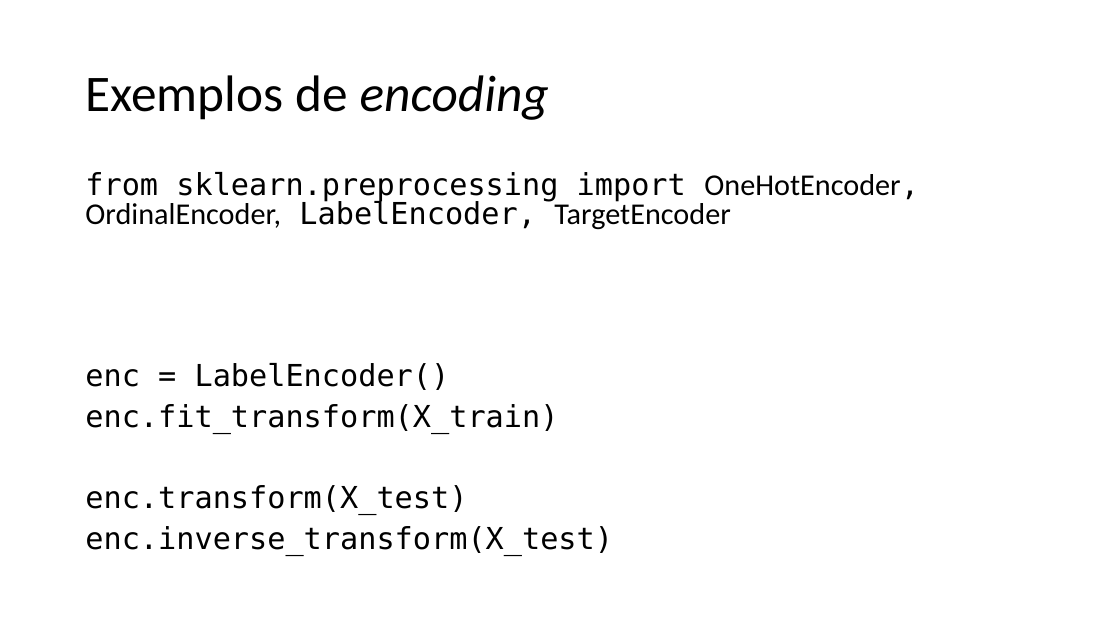
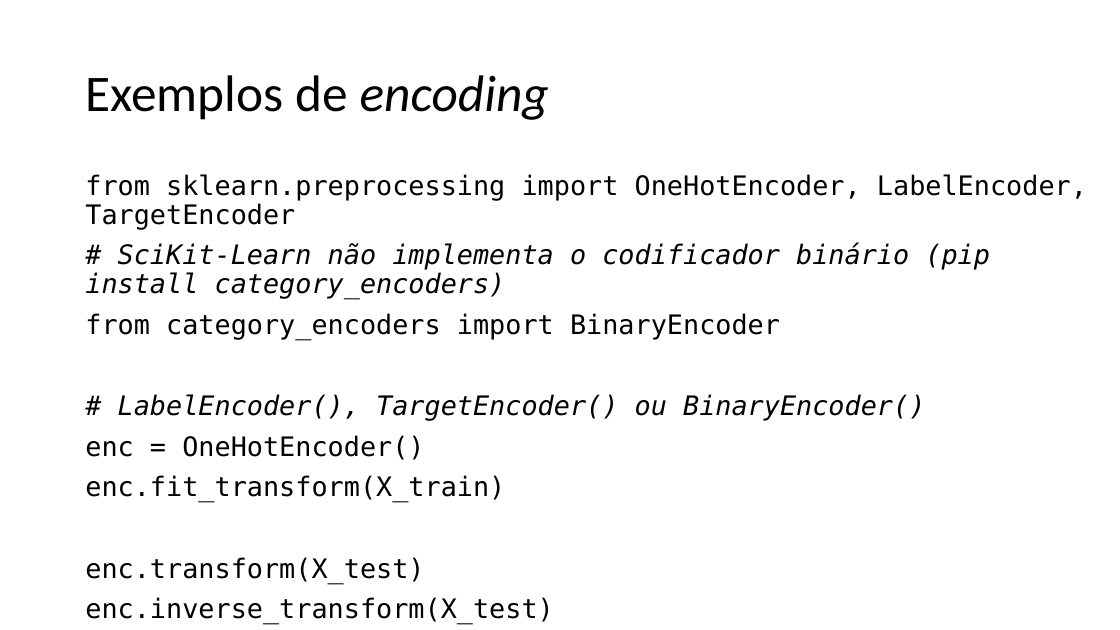
Before and after one commit to zz4fap/c24_inteligencia_artificial, a slide deck: slide 23 of slides/C24_Transformações.pptx (slide 24 before the commit). Drawn at 1120x630 pixels with LibreOffice and Linux fonts; fonts in the diff are those of the drawing. Boxes give left, top, right and bottom in pixels: in the first picture for what was removed or moved away, otherwise in the second. Text is boxed around its words. In the diff, an @@ line names an element or a change of style, - is before the commit and + after.

```diff
--- a/slides/C24_Transformações.pptx
+++ b/slides/C24_Transformações.pptx
@@ text at <box>85,174,1087,460</box>: text changed; size 25.9 to 23 pt @@
-from sklearn.preprocessing import OneHotEncoder, OrdinalEncoder, LabelEncoder, TargetEncoder
-enc = LabelEncoder()
+from sklearn.preprocessing import OneHotEncoder, LabelEncoder, TargetEncoder
+# SciKit-Learn não implementa o codificador binário (pip install category_encoders)
+from category_encoders import BinaryEncoder
+# LabelEncoder(), TargetEncoder() ou BinaryEncoder()
+enc = OneHotEncoder()
@@ text at <box>85,475,553,624</box>: size 25.9 to 23 pt in "enc.fit_transform(X_train)", "enc.transform(X_test)", "enc.inverse_transform(X_test)"; line spacing 0.8 to 0.9 @@
```
Also in this commit, not shown: 3 other slides changed, 1 slide added.
